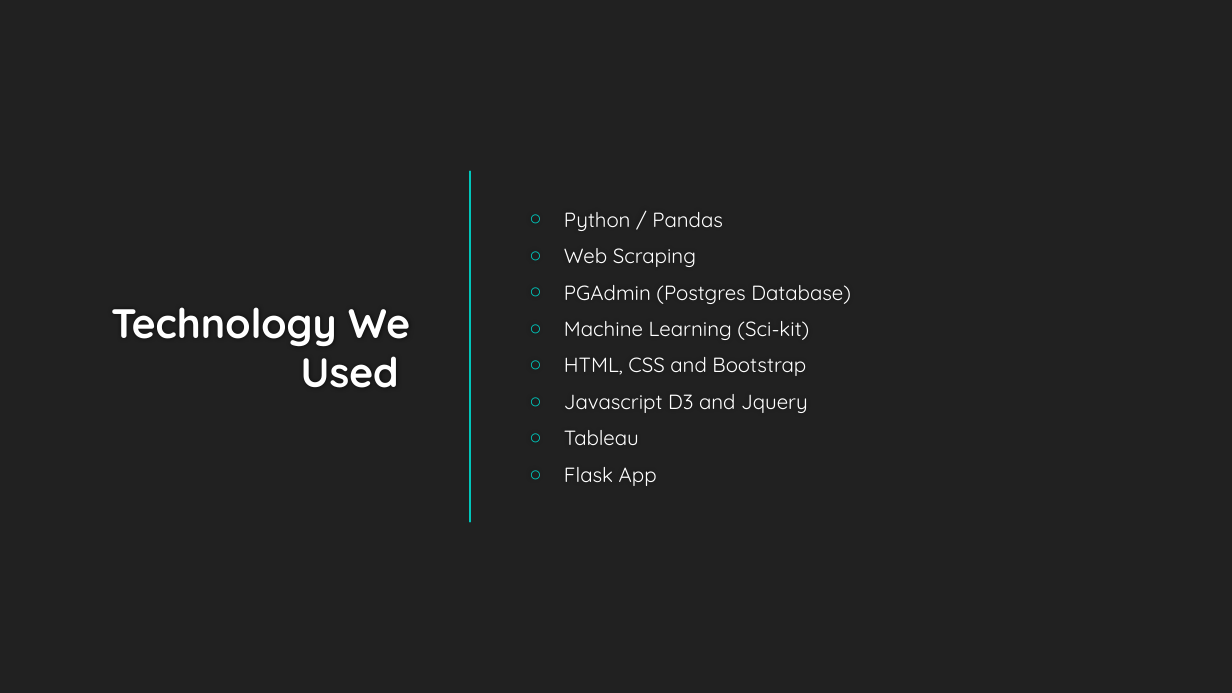
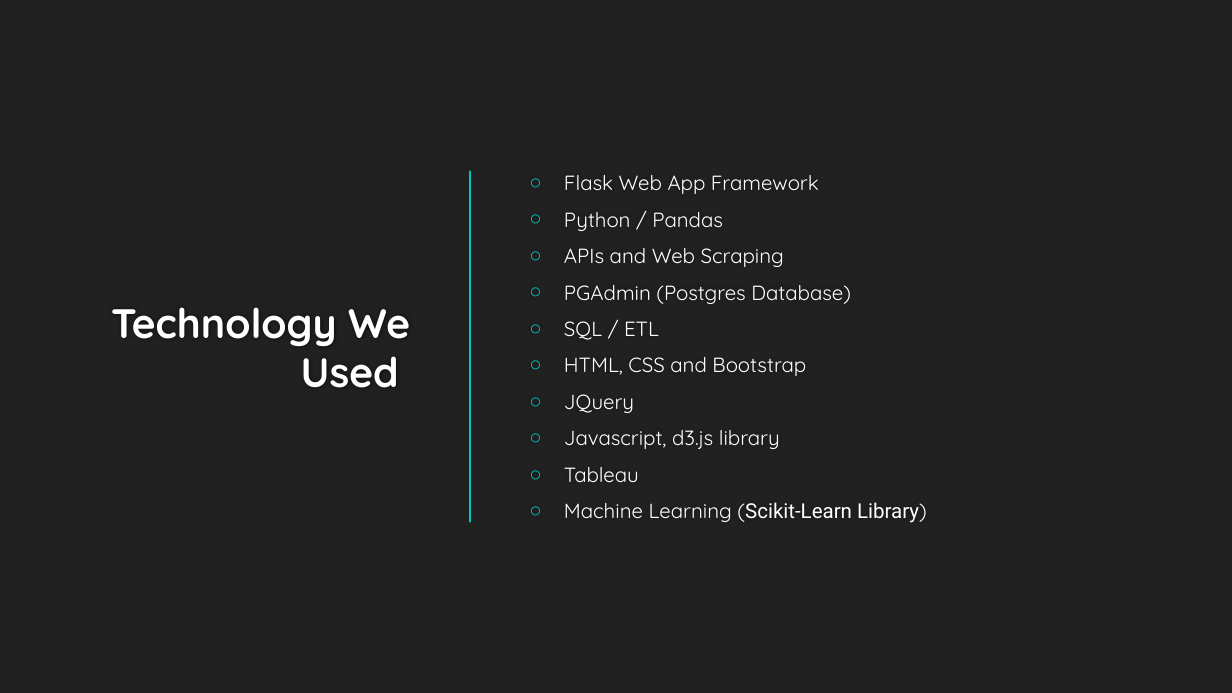
Before and after one commit to alexrva/final-project, a slide deck: slide 3 of final/Final Presentation.pptx. Drawn at 1232x693 pixels with LibreOffice and Linux fonts; fonts in the diff are those of the drawing; background and template pictures are left out. Boxes give left, top, right and bottom in pixels: in the first picture for what was removed or moved away, otherwise in the second. Text is boxed around its words. In the diff, an @@ line names an element or a change of style, - is before the commit and + after.

Commit message:
pptx

```diff
--- a/final/Final Presentation.pptx
+++ b/final/Final Presentation.pptx
@@ text at <box>564,175,819,194</box>: paragraph added @@
+○ Flask Web App Framework
@@ text at <box>564,248,784,267</box>: text changed @@
-○ Web Scraping
+○ APIs and Web Scraping
@@ text at <box>564,321,659,340</box>: text changed @@
-○ Machine Learning (Sci-kit)
+○ SQL / ETL
@@ text at <box>564,394,780,449</box>: text changed @@
-○ Javascript D3 and Jquery
+○ JQuery
+○ Javascript, d3.js library
@@ text at <box>564,502,927,523</box>: text changed; font Quicksand to Roboto @@
-○ Flask App
+○ Machine Learning (Scikit-Learn Library)
```
